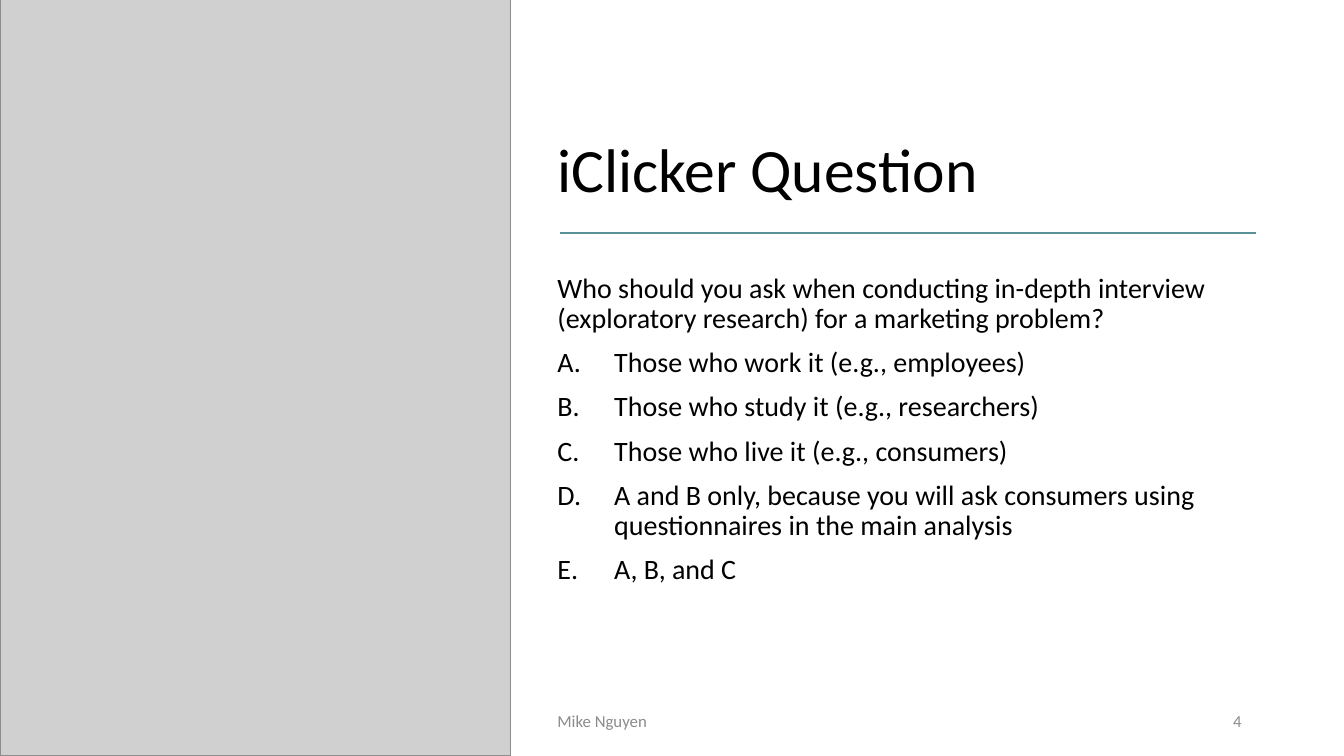
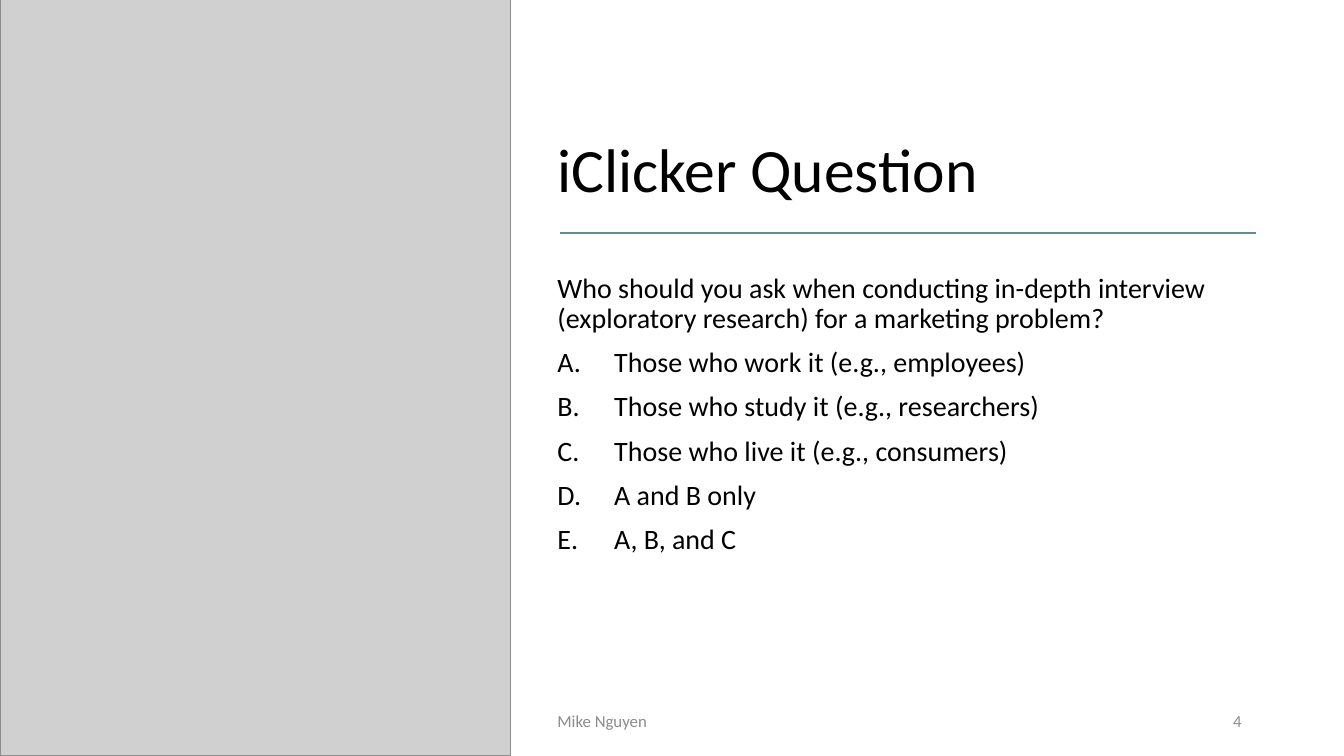
Before and after one commit to mikenguyen13/mar4050_S23_1, a slide deck: slide 4 of lectures/2/1_Research Design.pptx. Drawn at 1344x756 pixels with LibreOffice and Linux fonts; fonts in the diff are those of the drawing; grey boxes stand for pictures. Boxes give left, top, right and bottom in pixels: in the first picture for what was removed or moved away, otherwise in the second. Text is boxed around its words. In the diff, an @@ line names an element or a change of style, - is before the commit and + after.

```diff
--- a/lectures/2/1_Research Design.pptx
+++ b/lectures/2/1_Research Design.pptx
@@ text at [614,485,756,510]: text changed @@
-D. A and B only, because you will ask consumers using questionnaires in the main analysis
+D. A and B only
```
Also in this commit, not shown: 4 other slides changed, 3 slides added, 2 other files.
